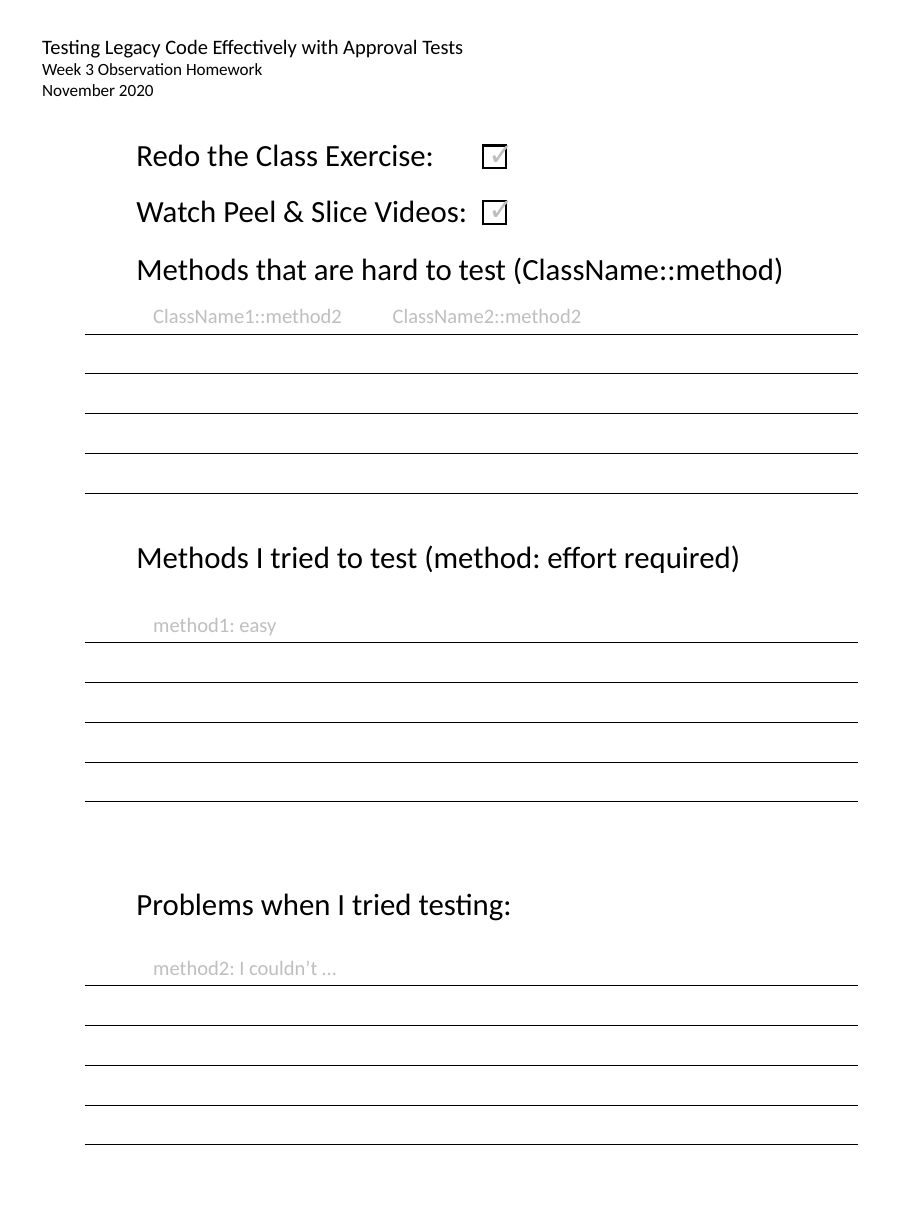
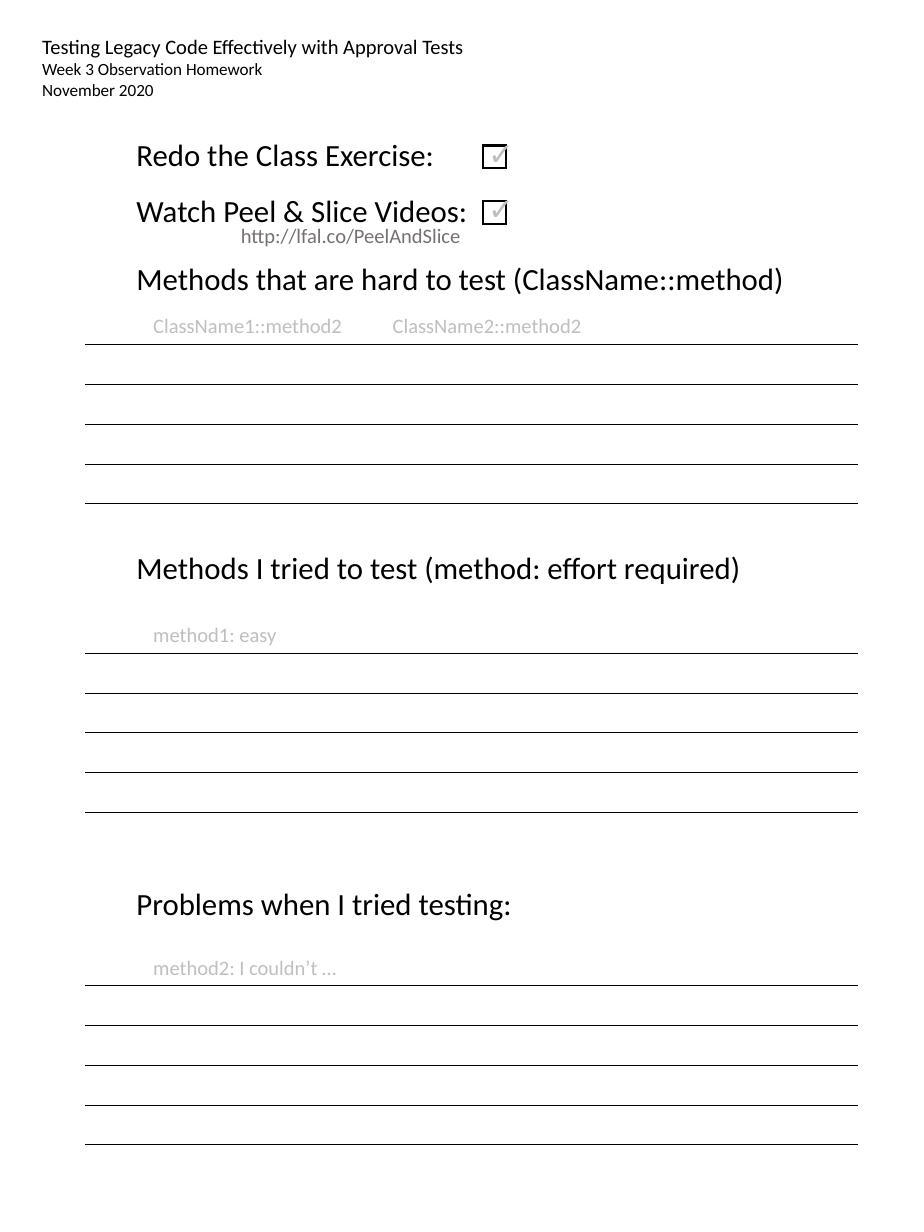
Before and after one commit to LearnWithLlew/TestingLegacyCodeCourse.slides, a slide deck: slide 3 of Homework Printouts.pptx. Drawn at 924x1232 pixels with LibreOffice and Linux fonts; fonts in the diff are those of the drawing. Boxes give left, top, right and bottom in pixels: in the first picture for what was removed or moved away, otherwise in the second. Text is boxed around its words. In the diff, an @@ line names an element or a change of style, - is before the commit and + after.

```diff
--- a/Homework Printouts.pptx
+++ b/Homework Printouts.pptx
@@ text added at bbox=[241, 229, 461, 247], 12 pt, text #767171 @@
+http://lfal.co/PeelAndSlice
@@ 10 lines, 4 texts: place and size @@
-10 lines, 4 texts at bbox=[85, 257, 857, 802]
+10 lines, 4 texts at bbox=[85, 267, 857, 812]
```
Also in this commit, not shown: 4 other files.
